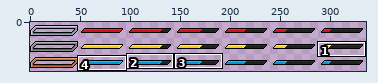
Sprite sheet, stored at Tama_Caretaker/Content/loading_bars.png. Above, an overview of the earlier version with the close-up marked.
Close-up. The starting point:
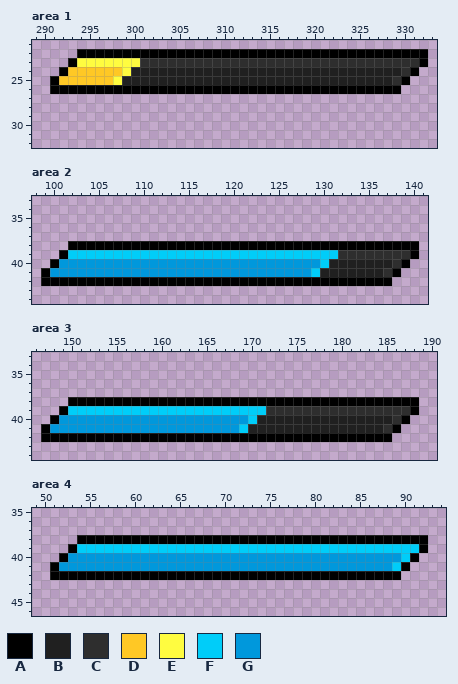
Shown: area 1: x 289..333, y 21..32; area 2: x 98..141, y 33..44; area 3: x 146..190, y 33..44; area 4: x 49..94, y 35..46. The commit also changed other parts of the picture, which this record leaves out.
Palette (. is transparent): A #000000  B #202020  C #2e2e2e  D #ffc825  E #fffc40  F #00cdf9  G #0098dc
After:
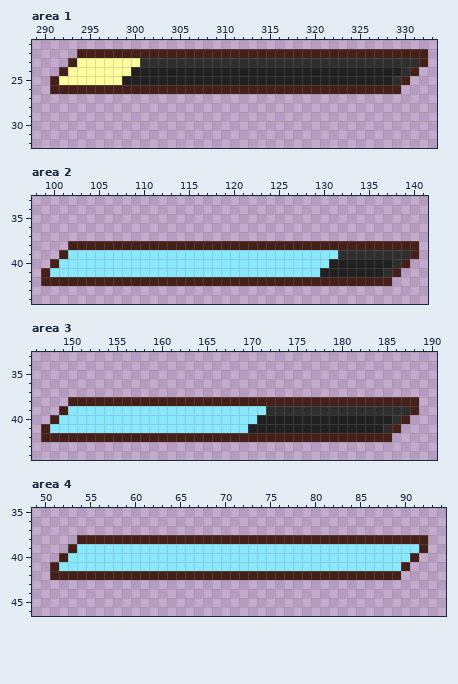
Changes in this commit:
file 336x49 -> 1680x245 pixels (blocks of 1x1 -> 5x5; one block is one cell here)
Colour A changes from #000000 to #452018.
Colour D changes from #ffc825 to #fffd9c.
Colour G changes from #0098dc to #88e8fd.
Area 1:
Colour E becomes colour D in row 23 at x 294 to 300; in row 24 at x 299; in row 25 at x 298.
Area 2:
Colour F becomes colour G in row 39 at x 102 to 131; in row 40 at x 130; in row 41 at x 129.
Area 3:
Colour F becomes colour G in row 39 at x 150 to 171; in row 40 at x 170; in row 41 at x 169.
Area 4:
Colour F becomes colour G in row 39 at x 54 to 91; in row 40 at x 90; in row 41 at x 89.
Pixel boxes of the changes (left, top, right, bottom) in both close-ups:
changed: (50, 49, 428, 94)
changed: (41, 241, 419, 286)
changed: (41, 397, 419, 442)
changed: (50, 535, 428, 580)
